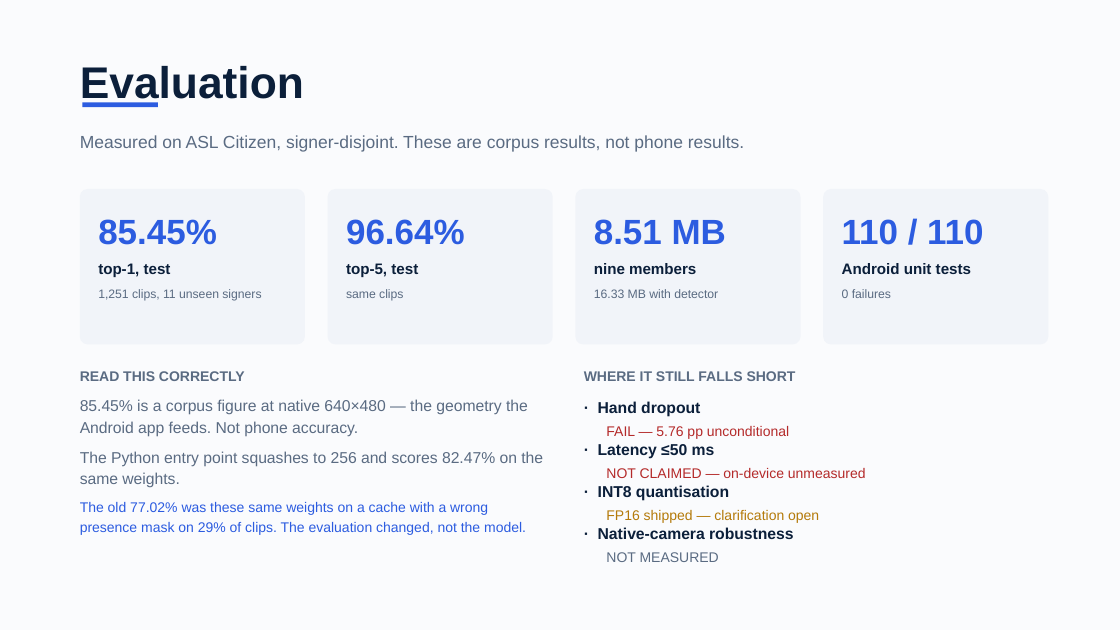
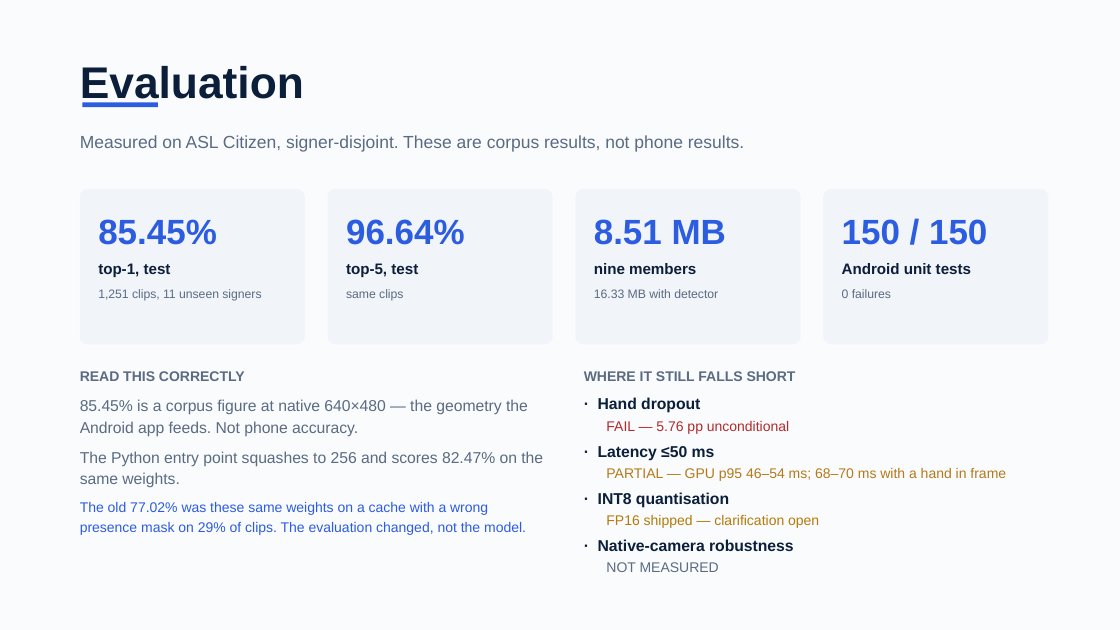
Before and after one commit to dev25bansal-ops/EchoGesture, a slide deck: slide 6 of submission/presentation/EchoGesture_Track02.pptx. Drawn at 1120x630 pixels with LibreOffice and Linux fonts; fonts in the diff are those of the drawing. Boxes give left, top, right and bottom in pixels: in the first picture for what was removed or moved away, otherwise in the second. Text is boxed around its words. In the diff, an @@ line names an element or a change of style, - is before the commit and + after.

```diff
--- a/submission/presentation/EchoGesture_Track02.pptx
+++ b/submission/presentation/EchoGesture_Track02.pptx
@@ text at <box>842,219,987,245</box>: text changed @@
-110 / 110
+150 / 150
@@ text "· Hand dropout": place and size @@
-text "· Hand dropout" at <box>598,401,700,417</box>
+text "· Hand dropout" at <box>598,397,700,413</box>
@@ text "FAIL — 5.76 pp unconditional": place and size @@
-text "FAIL — 5.76 pp unconditional" at <box>606,426,789,439</box>
+text "FAIL — 5.76 pp unconditional" at <box>606,421,789,434</box>
@@ text at <box>606,468,1006,481</box>: text changed; text colour #B42A2A to #B47A1A @@
-NOT CLAIMED — on-device unmeasured
+PARTIAL — GPU p95 46–54 ms; 68–70 ms with a hand in frame
@@ text "· INT8 quantisation": place and size @@
-text "· INT8 quantisation" at <box>598,485,729,501</box>
+text "· INT8 quantisation" at <box>598,492,729,508</box>
@@ text "FP16 shipped — clarification open": place and size @@
-text "FP16 shipped — clarification open" at <box>606,510,819,523</box>
+text "FP16 shipped — clarification open" at <box>606,515,819,528</box>
@@ text "· Native-camera robustness": place and size @@
-text "· Native-camera robustness" at <box>598,527,794,539</box>
+text "· Native-camera robustness" at <box>598,539,794,551</box>
@@ text "NOT MEASURED": place and size @@
-text "NOT MEASURED" at <box>606,552,719,562</box>
+text "NOT MEASURED" at <box>606,562,719,572</box>
```
Also in this commit, not shown: 2 other slides changed, 17 other files.
